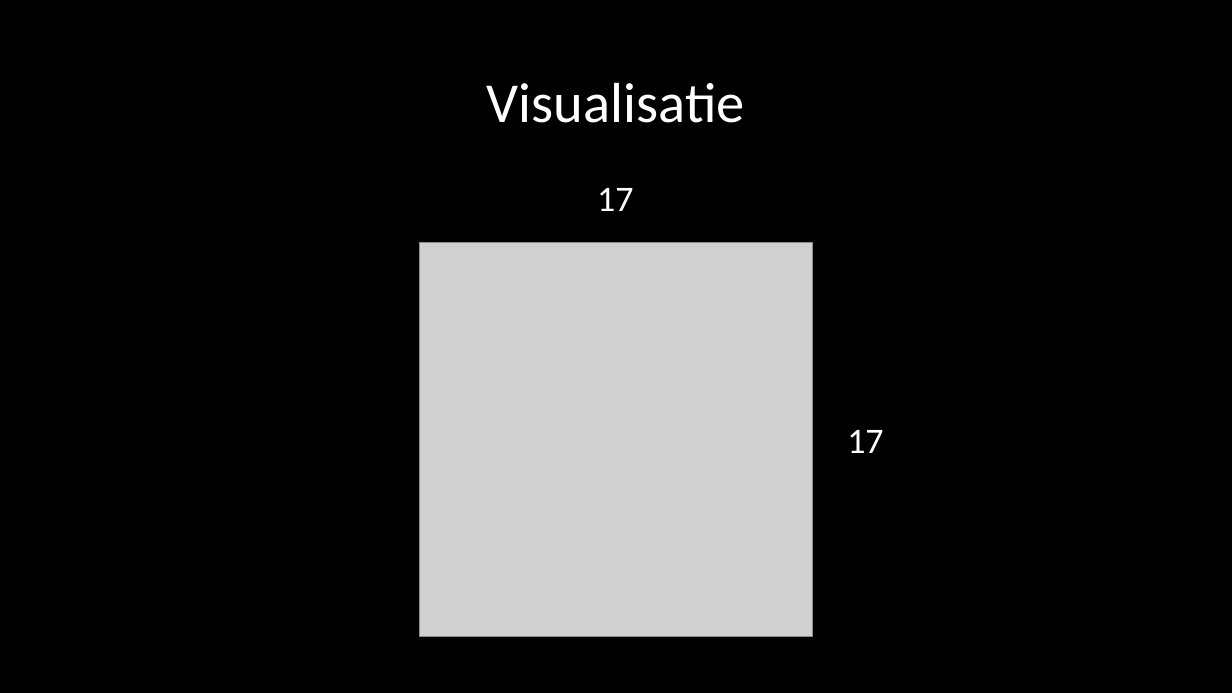
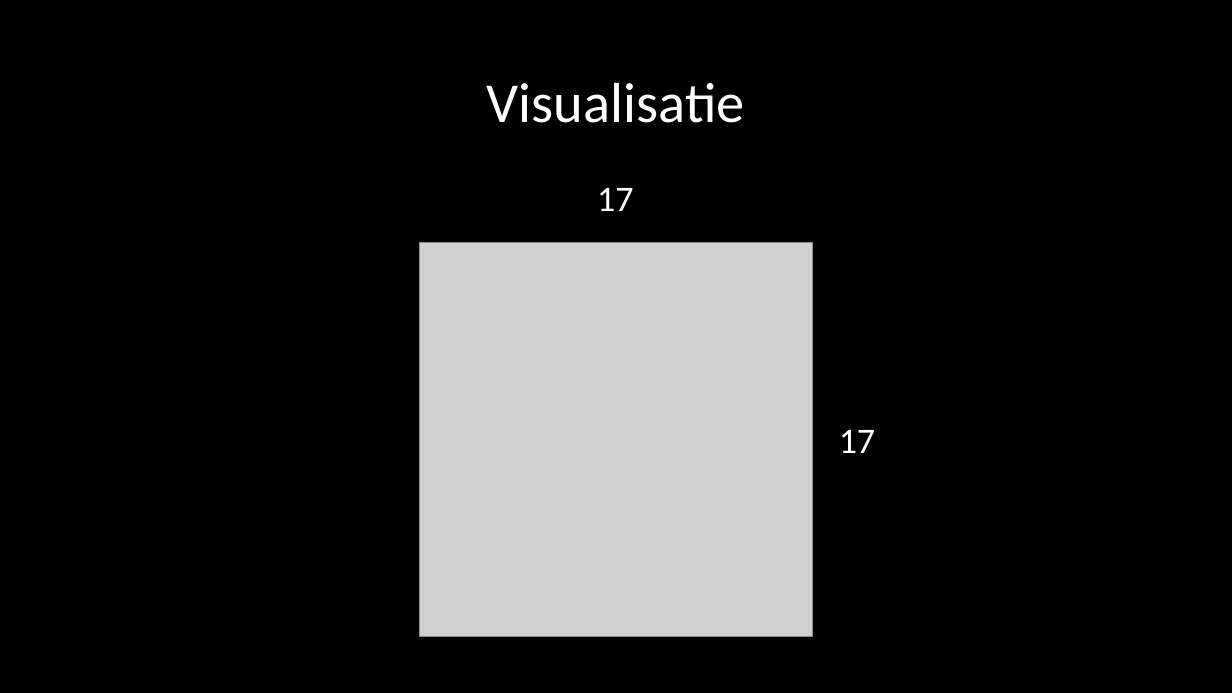
Before and after one commit to Kriandir/Inteamiderend, a slide deck: slide 4 of Presentatie3.pptx (slide 3 before the commit). Drawn at 1232x693 pixels with LibreOffice and Linux fonts; fonts in the diff are those of the drawing; grey boxes stand for pictures. Boxes give left, top, right and bottom in pixels: in the first picture for what was removed or moved away, otherwise in the second. Text is boxed around its words. In the diff, an @@ line names an element or a change of style, - is before the commit and + after.

```diff
--- a/Presentatie3.pptx
+++ b/Presentatie3.pptx
@@ text "17": place and size @@
-text "17" at <box>847,430,883,453</box>
+text "17" at <box>839,430,875,453</box>
```
Also in this commit, not shown: 7 other slides changed, 6 slides added, 1 slide removed, 3 other files.
